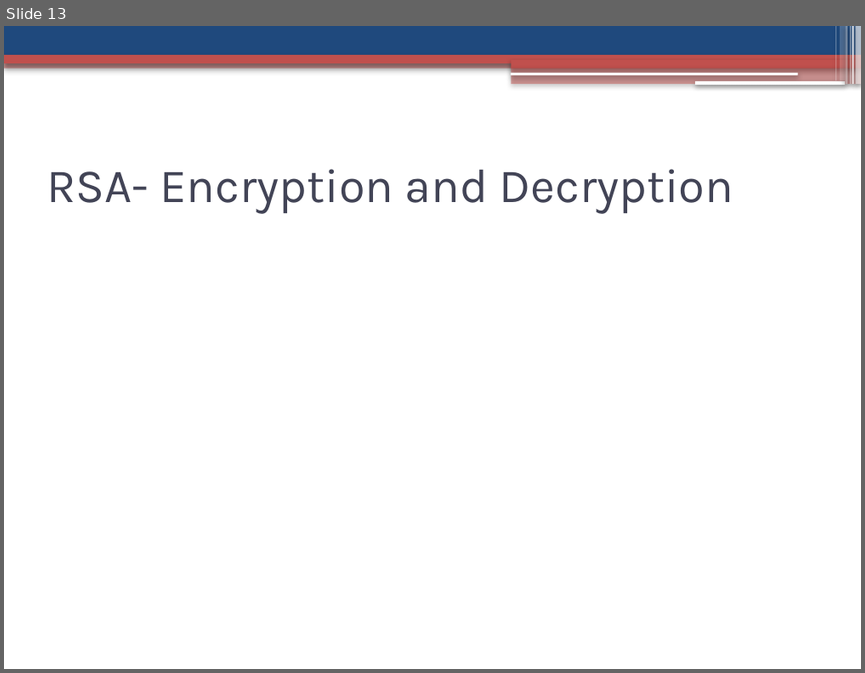
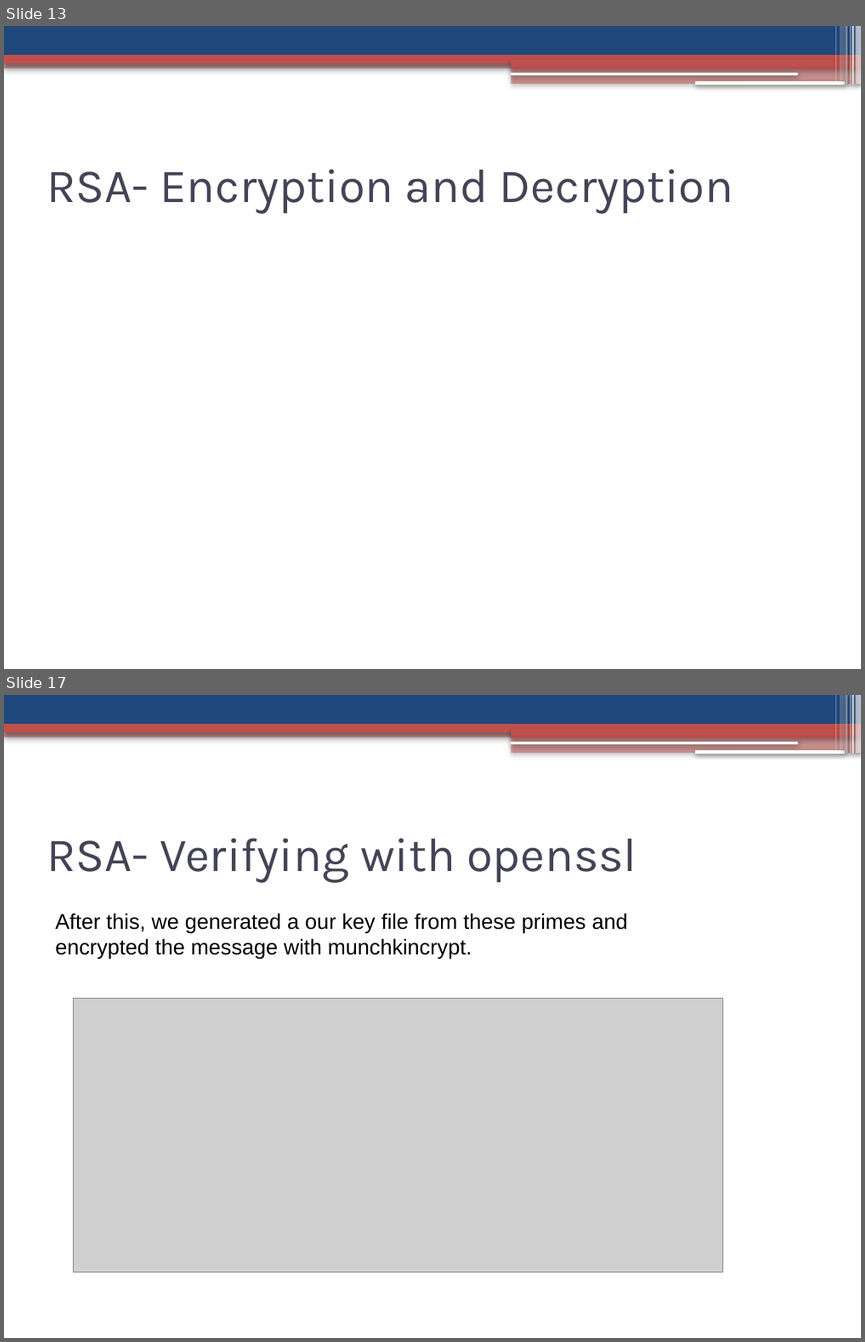
Before and after one commit to jaideng123/Cryptosystems, a slide deck: FinalPresentation.pptx. Shown one above the other, each under a label of ours: slide 13 before the commit, slides 13 and 17 after it; the slides between them are not shown. The pictures are 865x673 and 865x1342 pixels, drawn with LibreOffice and Linux fonts; fonts in the diff are those of the drawing; grey boxes stand for pictures. Boxes give left, top, right and bottom in pixels: in the first picture for what was removed or moved away, otherwise in the second. Text is boxed around its words. In the diff, an @@ line names an element or a change of style, - is before the commit and + after.

```diff
--- a/FinalPresentation.pptx
+++ b/FinalPresentation.pptx
@@ slide 17 added at (x1=4, y1=695, x2=861, y2=1338), background #FFFFFF; not listed: 13 template elements that a slide beside it also shows @@
@@ text added at (x1=46, y1=838, x2=636, y2=882), 40 pt, text #424456 @@
+RSA- Verifying with openssl
@@ text added at (x1=55, y1=913, x2=628, y2=959), 18 pt, text #000000 @@
+After this, we generated a our key file from these primes and encrypted the message with munchkincrypt.
@@ picture added at (x1=74, y1=998, x2=723, y2=1272) @@
```
Also in this commit, not shown: 6 slides changed, 9 other slides added.
